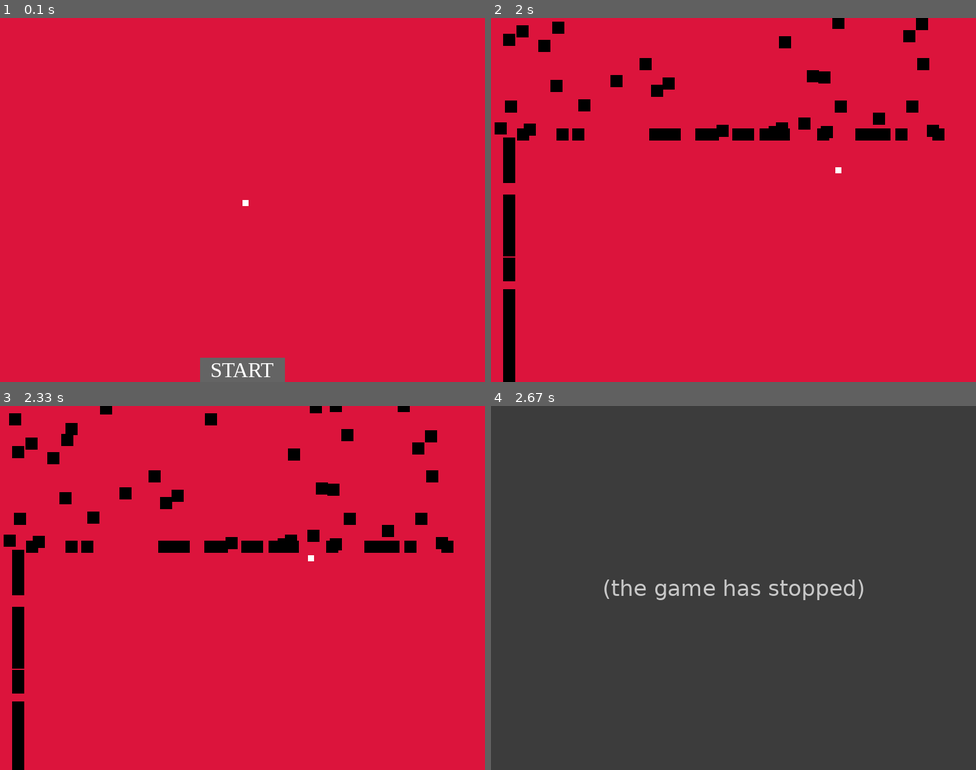
Above: before the commit, frames 1-4 (two rows, left to right).
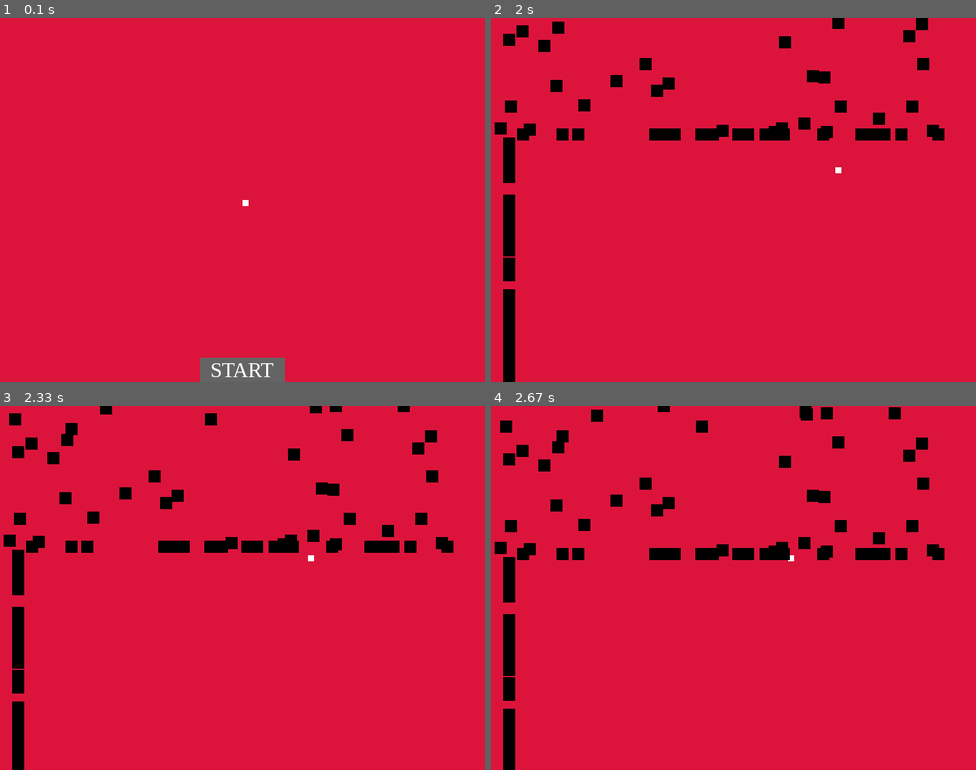
Above: after the commit, the same moments.

Repository: DillTheBeast/pyGameIntro
Game: pygame game, started from bullethell/bullethell.py
Same seed, same stepped clock (60 frames per second), same inputs: the game is played once before the commit and once after it.
Inputs:
- Up to frame 1 (0.1 s): no input
- Up to frame 2 (2 s): click "START" at 0.38 s; hold D 0.67-1.13 s; hold W 1.17-1.47 s; hold D 1.5-1.97 s
- Up to frame 3 (2.33 s): hold A from 2 s (still down)
- Up to frame 4 (2.67 s): release A at 2.53 s

Frames 1-3 are identical in both runs. In frame 4, 100% of the frame differs, in the area x 0-100%, y 0-100%.
Before the commit the program exited at 2.42 s; later frames show no game.

Commit message:
Making score

Diff:
--- a/bullethell/bullethell.py
+++ b/bullethell/bullethell.py
@@ -28,6 +28,8 @@
 NUM_ENEMIES = 100
 enemyList = []
 enemyColors = []
+score = 0
+timeScore = 0
 
 for i in range(NUM_ENEMIES):
     yLocation = randint(10, 750)
@@ -42,8 +44,7 @@
 done = False
 done1 = False
 timesLooped = 0
-lost = False
-over = False
+dead = False
 
 player_speed = [0, 0]
 
@@ -62,33 +63,28 @@
             if WIDTH/2-70 <= mouse[0] <= WIDTH/2+140 and HEIGHT - 40 <= mouse[1] <= HEIGHT+80:
                 buttonClick = True
 
-        if event.type == pygame.KEYDOWN:
-            if event.key == pygame.K_w:
-                player_speed[1] =- 3
-            elif event.key == pygame.K_s:
-                player_speed[1] = 3
-            elif event.key == pygame.K_a:
-                player_speed[0] =- 3
-            elif event.key == pygame.K_d:
-                player_speed[0] = 3
-        elif event.type == pygame.KEYUP:
-            if event.key in (pygame.K_w, pygame.K_s):
-                player_speed[1] = 0
-            if event.key in (pygame.K_a, pygame.K_d):
-                player_speed[0] = 0
+        if not dead:
+            if event.type == pygame.KEYDOWN:
+                if event.key == pygame.K_w:
+                    player_speed[1] =- 3
+                elif event.key == pygame.K_s:
+                    player_speed[1] = 3
+                elif event.key == pygame.K_a:
+                    player_speed[0] =- 3
+                elif event.key == pygame.K_d:
+                    player_speed[0] = 3
+            elif event.type == pygame.KEYUP:
+                if event.key in (pygame.K_w, pygame.K_s):
+                    player_speed[1] = 0
+                if event.key in (pygame.K_a, pygame.K_d):
+                    player_speed[0] = 0
 
     player.move_ip(player_speed)
 
     for i in range(NUM_ENEMIES):
         if player.colliderect(enemyList[i].rect):  # Modify this line
             #Player is dead
-            enemyColors[i] = THING
-            print('Deadd')
-            quit()
-
-
-
-
+            dead = True
 
     screen.fill(RED)
     mouse = pygame.mouse.get_pos()
@@ -100,6 +96,7 @@
     else:
         if not done1:
             pygame.display.update()
+            before = pygame.time.get_ticks()
             done1 = True
 
     if not buttonClick:
@@ -115,7 +112,21 @@
         for i in range(NUM_ENEMIES):
             enemyList[i].update(screen, enemyColors[i], HEIGHT)
 
+        after = pygame.time.get_ticks() - before
+        finalAfter = after/10000
+        finalAfter -= timeScore
+        #print(finalAfter)
+        if finalAfter >= 1:
+            score += 50
+            timeScore += 1
+            print(score)
+
 
     pygame.display.flip()
 
     clock.tick(60)
+
+    if dead:
+        player_speed = [0, 0]
+        for i in range(NUM_ENEMIES):
+            enemyList[i].restart()
--- a/bullethell/enemies.py
+++ b/bullethell/enemies.py
@@ -21,6 +21,10 @@
         #Updates position when x or y changes
         self.rect.center = (self.x, self.y)
 
+
+    def restart(self):
+        self.speed = 0
+
     def update(self, screen, color, HEIGHT):
         self.move(HEIGHT)
         self.draw(screen, color)
